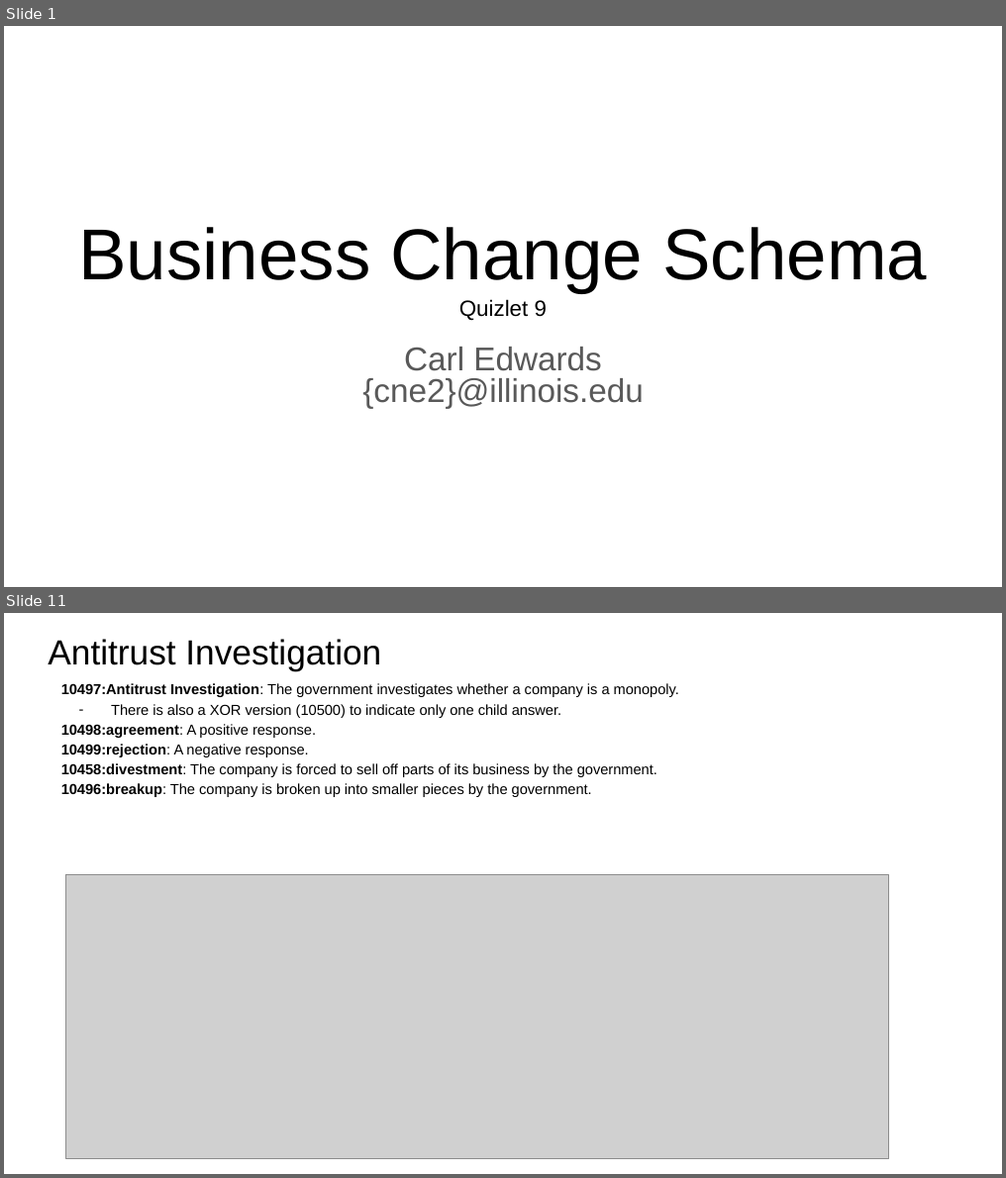
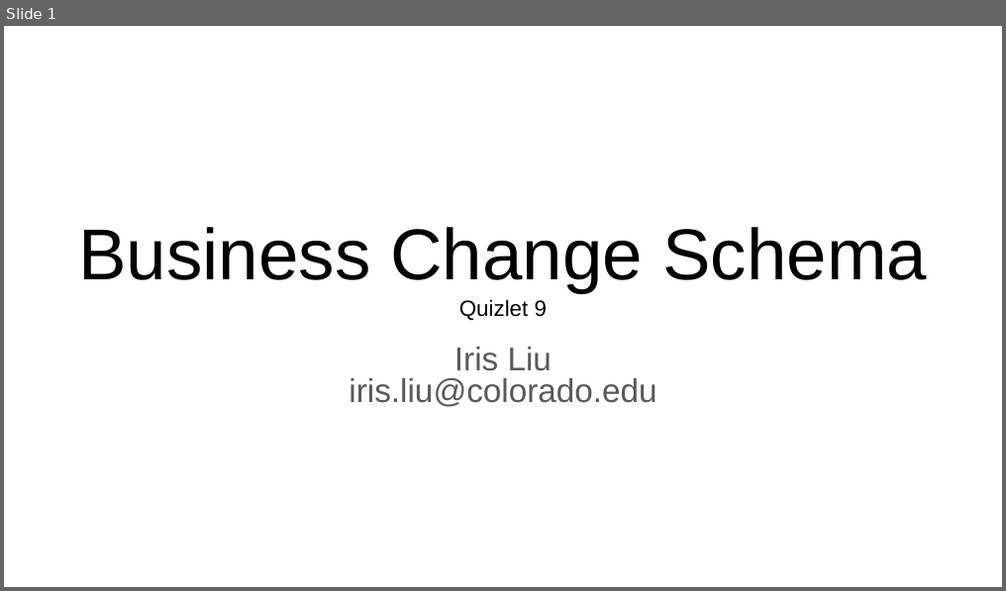
Before and after one commit to RESIN-KAIROS/schemalib, a slide deck: hrf/business_change.pptx. Shown one above the other, each under a label of ours: slides 1 and 11 before the commit, slide 1 after it; the slides between them are not shown. The pictures are 1006x1178 and 1006x591 pixels, drawn with LibreOffice and Linux fonts; fonts in the diff are those of the drawing; grey boxes stand for pictures. Boxes give left, top, right and bottom in pixels: in the first picture for what was removed or moved away, otherwise in the second. Text is boxed around its words. In the diff, an @@ line names an element or a change of style, - is before the commit and + after.

Commit message:
business change

```diff
--- a/hrf/business_change.pptx
+++ b/hrf/business_change.pptx
@@ slide 11 removed at [4,613,1002,1174], background #FFFFFF @@
@@ title removed at [48,639,381,670] @@
-Antitrust Investigation
@@ text removed at [61,683,679,797] @@
-10497:Antitrust Investigation: The government investigates whether a company is a monopoly.
-– There is also a XOR version (10500) to indicate only one child answer.
-10498:agreement: A positive response.
-10499:rejection: A negative response.
-10458:divestment: The company is forced to sell off parts of its business by the government.
-10496:breakup: The company is broken up into smaller pieces by the government.
@@ picture removed at [65,874,888,1158] @@
@@ slide 1 changed as well @@
@@ subtitle at [349,347,656,407]: text changed @@
-Carl Edwards
-{cne2}@illinois.edu
+Iris Liu
+iris.liu@colorado.edu
```
Also in this commit, not shown: 8 slides added, 10 other slides removed, 4 other files.
